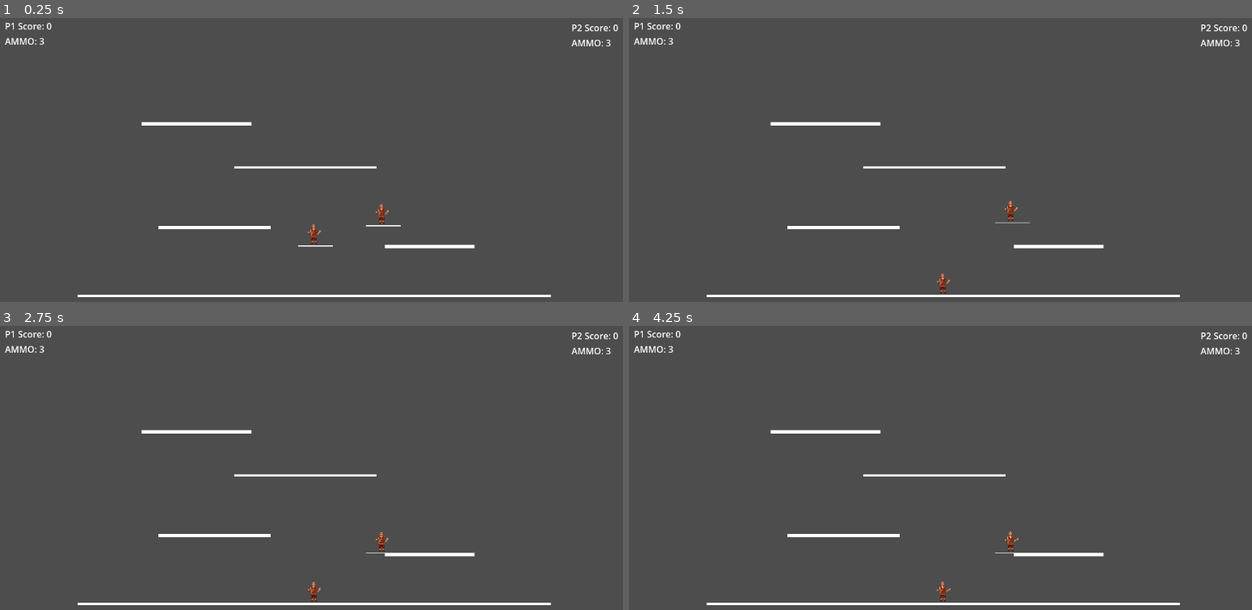
Above: before the commit, frames 1-4 (two rows, left to right).
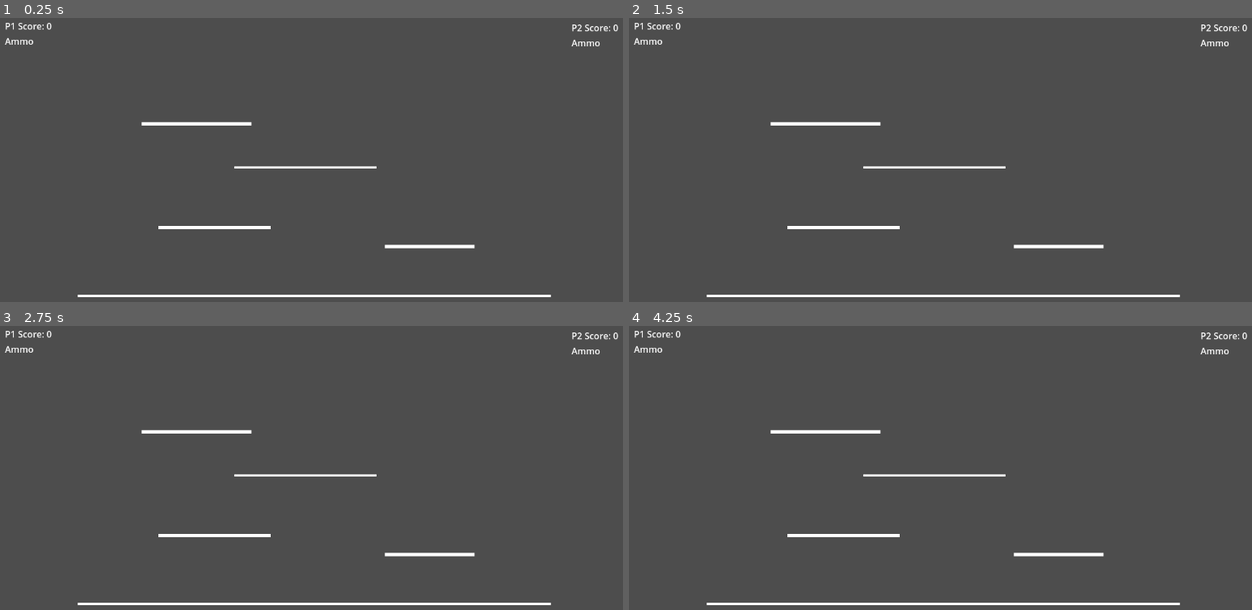
Above: after the commit, the same moments.

Repository: luizpanigassi/bulletoverflow42
Game: Godot game, scene res://scenes/game.tscn
Two runs of this game, one before a commit and one after it. Both use one fixed random seed, a clock stepped at 60 frames per second and the inputs below. This scene is started directly instead of the project's main scene.
Inputs:
- Up to frame 1 (0.25 s): no input
- Up to frame 2 (1.5 s): tap Enter at 0.5 s; tap Space at 1.25 s
- Up to frame 3 (2.75 s): tap Enter at 2 s
- Up to frame 4 (4.25 s): tap Space at 2.75 s; tap Enter at 3.5 s

The runs differ from the first frame. In frame 1, 0.3% of the frame differs, in the area x 1-99%, y 6-81%; in frame 2, 0.3%; in frame 3, 0.3%; in frame 4, 0.3%.

Commit message:
[feat]: decoupling of player data - preparation for multiplayer

Diff:
--- a/data/resources/characters/crystal_mauler.tres
+++ b/data/resources/characters/crystal_mauler.tres
@@ -12,6 +12,7 @@
 
 [resource]
 script = ExtResource("1_2h2ph")
+character_id = &"crystal_mauler"
 character_name = "Crytal Mauler"
 sprite_frames = ExtResource("2_sutql")
 animation_offsets = Array[ExtResource("1_dxb4p")]([SubResource("Resource_dxb4p")])
--- a/data/resources/characters/huntress.tres
+++ b/data/resources/characters/huntress.tres
@@ -6,6 +6,7 @@
 
 [resource]
 script = ExtResource("1_e4pix")
+character_id = &"huntress"
 character_name = "The Huntress"
 sprite_frames = ExtResource("2_s0qpn")
 animation_offsets = Array[ExtResource("1_86lgd")]([null])
--- a/data/resources/characters/monk.tres
+++ b/data/resources/characters/monk.tres
@@ -12,6 +12,7 @@
 
 [resource]
 script = ExtResource("2_6066r")
+character_id = &"monk"
 character_name = "The Monk"
 sprite_frames = ExtResource("3_6066r")
 animation_offsets = Array[ExtResource("1_0ejrx")]([SubResource("Resource_iit6d")])
--- a/data/resources/characters/ranger.tres
+++ b/data/resources/characters/ranger.tres
@@ -12,6 +12,7 @@
 
 [resource]
 script = ExtResource("1_4wto2")
+character_id = &"ranger"
 character_name = "The Ranger"
 sprite_frames = ExtResource("2_h1fgu")
 animation_offsets = Array[ExtResource("1_vbb7j")]([SubResource("Resource_t65et")])
--- a/data/resources/characters/spearwoman.tres
+++ b/data/resources/characters/spearwoman.tres
@@ -12,6 +12,7 @@
 
 [resource]
 script = ExtResource("2_mu6jy")
+character_id = &"spearwoman"
 character_name = "The Spearwoman"
 sprite_frames = ExtResource("3_mu6jy")
 animation_offsets = Array[ExtResource("1_hrffh")]([SubResource("Resource_qr1td")])
--- a/scripts/system/character_data.gd
+++ b/scripts/system/character_data.gd
@@ -1,6 +1,7 @@
 extends Resource
 class_name CharacterData
 
+@export var character_id: StringName = &""
 @export var character_name: String
 @export var sprite_frames: SpriteFrames
 @export var animation_offsets: Array[CharacterAnimationOffset] = []
--- /dev/null
+++ b/scripts/system/character_registry.gd
@@ -0,0 +1,16 @@
+extends Node
+class_name CharacterRegistry
+
+const CHARACTERS: Dictionary = {
+	&"huntress": preload("res://data/resources/characters/huntress.tres"),
+	&"ranger": preload("res://data/resources/characters/ranger.tres"),
+	&"crystal_mauler": preload("res://data/resources/characters/crystal_mauler.tres"),
+	&"spearwoman": preload("res://data/resources/characters/spearwoman.tres"),
+	&"monk": preload("res://data/resources/characters/monk.tres"),
+}
+
+static func get_character(character_id: StringName) -> CharacterData:
+	return CHARACTERS.get(character_id, null)
+
+static func has_character(character_id: StringName) -> bool:
+	return CHARACTERS.has(character_id)
--- a/scripts/system/game_manager.gd
+++ b/scripts/system/game_manager.gd
@@ -28,24 +28,24 @@
 	shuffled_spawns.shuffle()
 	return [shuffled_spawns[0], shuffled_spawns[1]]
 
-func spawn_player(player_id: int, spawn_position: Vector2) -> void:
+func spawn_player(player_state: PlayerSessionState, spawn_position: Vector2) -> void:
 	var player_instance: Player = player_scene.instantiate() as Player
 	if not player_instance:
 		push_error("Player scene did not instantiate as Player")
 		return
 
-	player_instance.player_id = player_id
+	var character_data := CharacterRegistry.get_character(player_state.character_id)
+	if not character_data:
+		push_error("Unknown character_id: %s" % player_state.character_id)
+		return
 
-	if player_id == 1:
-		player_instance.character_data = MatchData.p1_character
-	else:
-		player_instance.character_data = MatchData.p2_character
-
+	player_instance.player_id = player_state.slot
+	player_instance.character_data = character_data
 	player_instance.global_position = spawn_position
 	player_instance.died.connect(_on_player_died)
 	player_instance.ammo_changed.connect(hud.update_ammo)
 	entities.add_child(player_instance)
-	hud.update_ammo(player_id, player_instance.current_ammo)
+	hud.update_ammo(player_state.slot, player_instance.current_ammo)
 
 func _on_player_died(dead_player_id: int) -> void:
 	if not round_active:
@@ -62,12 +62,23 @@
 	end_round(winner_id)
 
 func start_round() -> void:
+	if MatchData.session == null:
+		push_error("No session available")
+		return
+
 	round_active = true
 	clear_players()
 
 	var selected_spawns: Array[Marker2D] = get_random_spawn_positions()
-	spawn_player(1, selected_spawns[0].global_position)
-	spawn_player(2, selected_spawns[1].global_position)
+	var players: Array = MatchData.session.players
+
+	if players.size() < 2:
+		push_error("Session needs at least 2 players")
+		return
+
+
+	spawn_player(players[0], selected_spawns[0].global_position)
+	spawn_player(players[1], selected_spawns[1].global_position)
 
 func end_round(winner_id: int) -> void:
 	round_active = false
--- a/scripts/system/match_data.gd
+++ b/scripts/system/match_data.gd
@@ -1,4 +1,25 @@
 extends Node
 
-var p1_character: CharacterData
-var p2_character: CharacterData
+var session: SessionConfig
+
+func clear_session() -> void:
+	session = null
+
+func set_local_session(p1_character_id: StringName, p2_character_id: StringName) -> void:
+	session = SessionConfig.new()
+	session.mode = &"local"
+	session.match_id = &""
+	session.arena_id = &"arena_test"
+	session.session_seed = randi()
+	session.host_id = &""
+	session.players = [
+		_make_player_state(1, p1_character_id, true),
+		_make_player_state(2, p2_character_id, true),
+	]
+
+func _make_player_state(slot: int, character_id: StringName, is_ready: bool) -> PlayerSessionState:
+	var state := PlayerSessionState.new()
+	state.slot = slot
+	state.character_id = character_id
+	state.ready = is_ready
+	return state
--- /dev/null
+++ b/scripts/system/player_session_state.gd
@@ -0,0 +1,24 @@
+extends Resource
+class_name PlayerSessionState
+
+@export var user_id: StringName = &""
+@export var slot: int = 0
+@export var character_id: StringName = &""
+@export var ready: bool = false
+
+func to_dict() -> Dictionary:
+    return {
+        "user_id": String(user_id),
+        "slot": slot,
+        "character_id": String(character_id),
+        "ready": ready,
+    }
+
+static func from_dict(data: Dictionary) -> PlayerSessionState:
+    var state := PlayerSessionState.new()
+    state.user_id = StringName(data.get("user_id", ""))
+    state.slot = int(data.get("slot", 0))
+    state.character_id = StringName(data.get("character_id", ""))
+    state.ready = bool(data.get("ready", false))
+
+    return state
--- /dev/null
+++ b/scripts/system/session_config.gd
@@ -0,0 +1,37 @@
+extends Resource
+class_name SessionConfig
+
+@export var mode: StringName = &"local"
+@export var match_id: StringName = &""
+@export var arena_id: StringName = &"arena_test"
+@export var session_seed: int = 0
+@export var host_id: StringName = &""
+@export var players: Array[PlayerSessionState] = []
+
+func to_dict() -> Dictionary:
+	var players_data: Array[Dictionary] = []
+	for player in players:
+		players_data.append(player.to_dict())
+
+	return {
+		"mode": String(mode),
+		"match_id": String(match_id),
+		"arena_id": String(arena_id),
+		"session_seed": session_seed,
+		"host_id": String(host_id),
+		"players": players_data,
+	}
+
+static func from_dict(data: Dictionary) -> SessionConfig:
+	var session := SessionConfig.new()
+	session.mode = StringName(data.get("mode", "local"))
+	session.match_id = StringName(data.get("match_id", ""))
+	session.arena_id = StringName(data.get("arena_id", "arena_test"))
+	session.session_seed = int(data.get("session_seed", 0))
+	session.host_id = StringName(data.get("host_id", ""))
+
+	var players_data: Array = data.get("players", [])
+	for player_data in players_data:
+		session.players.append(PlayerSessionState.from_dict(player_data))
+
+	return session
--- a/scripts/ui/character_select.gd
+++ b/scripts/ui/character_select.gd
@@ -119,7 +119,23 @@
 	if not p1_ready or not p2_ready:
 		return
 
-	MatchData.p1_character = characters[p1_index]
-	MatchData.p2_character = characters[p2_index]
+	var session := SessionConfig.new()
+	session.mode = &"local"
+	session.match_id = &""
+	session.arena_id = &"arena_test"
+	session.session_seed = randi()
+	session.host_id = &""
+	session.players = [
+		_make_player_state(1, characters[p1_index].character_id, true),
+		_make_player_state(2, characters[p2_index].character_id, true),
+	]
 
+	MatchData.session = session
 	get_tree().change_scene_to_file("res://scenes/game.tscn")
+
+func _make_player_state(slot: int, character_id: StringName, is_ready: bool)  -> PlayerSessionState:
+	var state := PlayerSessionState.new()
+	state.slot = slot
+	state.character_id = character_id
+	state.ready = is_ready
+	return state
Not shown, added: prio.txt
Not shown, added: scripts/system/character_registry.gd.uid
Not shown, added: scripts/system/session_config.gd.uid
Not shown, changed: subject.txt
